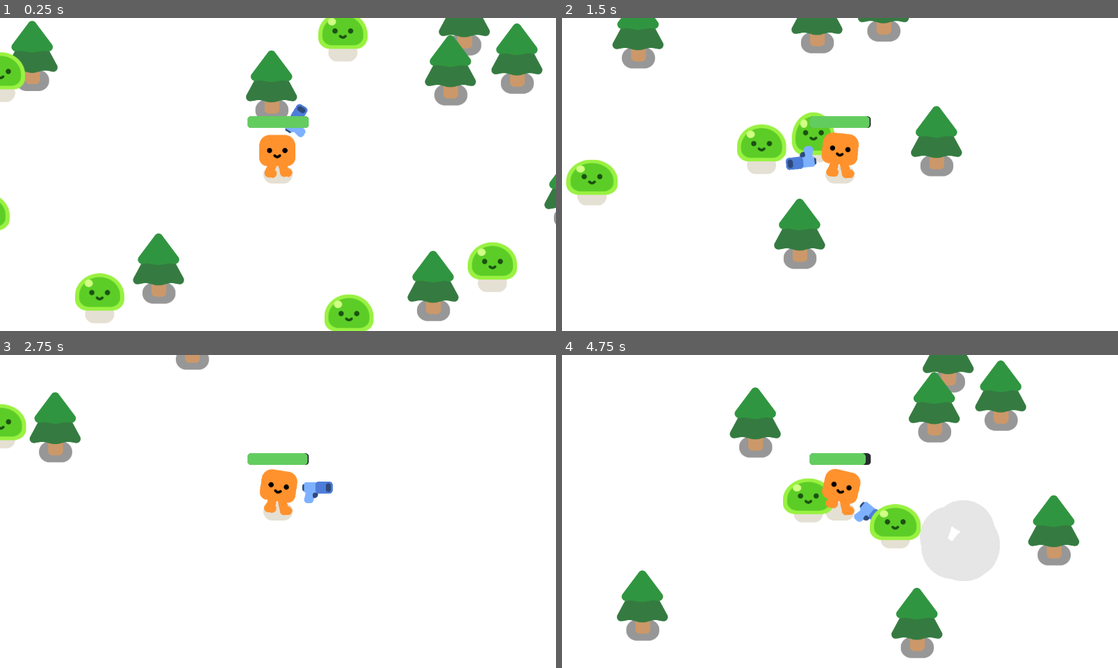
Above: before the commit, frames 1-4 (two rows, left to right).
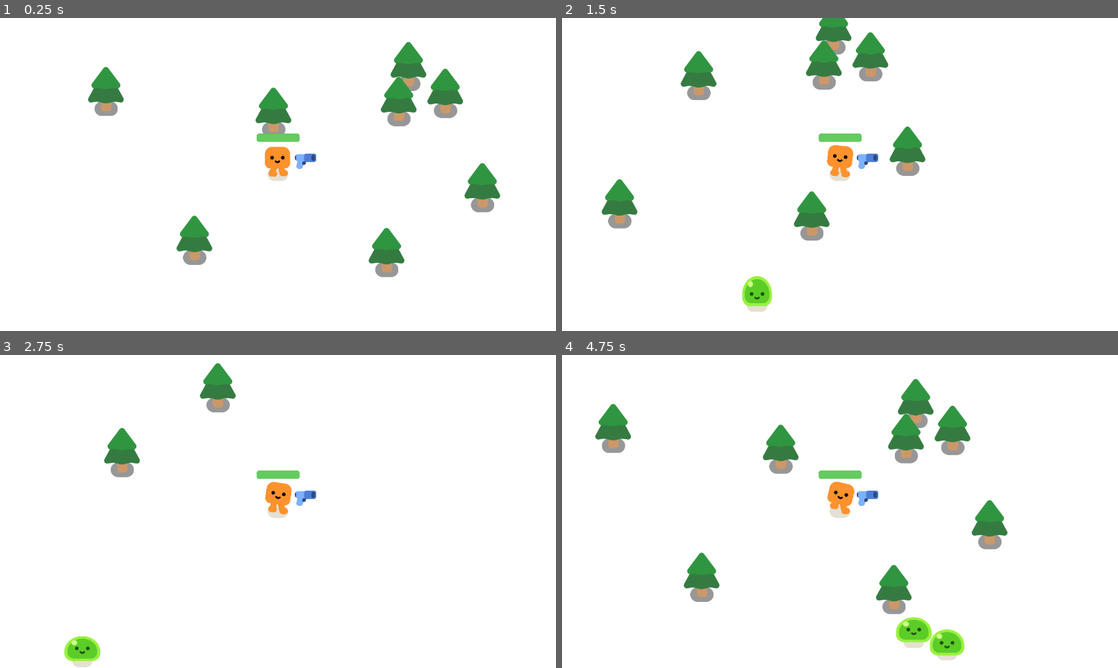
Above: after the commit, the same moments.

Repository: Nexilios/survivor-like
Game: Godot game, scene res://scenes/survivors_game.tscn
The game is run twice, just before and just after one commit, with the same random seed, the same clock (stepped at 60 frames per second) and the same inputs.
Inputs (mouse positions are in pixels of both pictures, inside the frame that each line leads up to):
- Up to frame 1 (0.25 s): no input
- Up to frame 2 (1.5 s): move the mouse to (962, 158) at 0.52 s; hold D (move_right) 0.53-1.28 s; move the mouse to (728, 190) at 1.27 s; hold S (move_down) from 1.28 s (still down)
- Up to frame 3 (2.75 s): move the mouse to (333, 442) at 2.02 s; release S (move_down) at 2.03 s; hold D (move_right) from 2.03 s (still down)
- Up to frame 4 (4.75 s): move the mouse to (812, 574) at 2.77 s; release D (move_right) at 2.78 s; hold W (move_up) 2.78-3.53 s; move the mouse to (1006, 558) at 3.52 s; hold A (move_left) from 3.53 s (still down); move the mouse to (673, 464) at 4.27 s

The runs differ from the first frame. In frame 1, 19% of the frame differs, in the area x 0-100%, y 0-100%; in frame 2, 13%; in frame 3, 5.3%; in frame 4, 19%, in the area x 5-94%, y 0-98%.

Commit message:
Added mob random spawner and increased FOV

Diff:
--- a/scenes/player.tscn
+++ b/scenes/player.tscn
@@ -47,13 +47,17 @@
 shape = SubResource("CircleShape2D_3vjss")
 
 [node name="PhantomCamera2D" type="Node2D" parent="." node_paths=PackedStringArray("follow_target")]
+scale = Vector2(0.992223, 1.01338)
 script = ExtResource("3_gcjrg")
 priority = 1
 follow_mode = 1
 follow_target = NodePath("../HappyBoo")
+zoom = Vector2(0.7, 0.7)
 tween_resource = SubResource("Resource_jd8m1")
 
 [node name="Camera2D" type="Camera2D" parent="."]
+scale = Vector2(0.992223, 1.01338)
+zoom = Vector2(0.7, 0.7)
 
 [node name="PhantomCameraHost" type="Node" parent="Camera2D"]
 script = ExtResource("5_tdlvr")
--- a/scenes/survivors_game.tscn
+++ b/scenes/survivors_game.tscn
@@ -1,11 +1,18 @@
-[gd_scene load_steps=4 format=3 uid="uid://basbk268bdwvr"]
+[gd_scene load_steps=5 format=3 uid="uid://basbk268bdwvr"]
 
+[ext_resource type="Script" path="res://scripts/survivors_game.gd" id="1_7m5el"]
 [ext_resource type="PackedScene" uid="uid://4pr75ihm50sp" path="res://scenes/player.tscn" id="1_v8mko"]
 [ext_resource type="PackedScene" uid="uid://dyonhf64k5dqq" path="res://scenes/pine_tree.tscn" id="2_iibvp"]
-[ext_resource type="PackedScene" uid="uid://c468ghrbqxl8m" path="res://scenes/mob.tscn" id="3_mykut"]
+
+[sub_resource type="Curve2D" id="Curve2D_ea3xk"]
+_data = {
+"points": PackedVector2Array(0, 0, 0, 0, -219, -173, 0, 0, 0, 0, 2084, -173, 0, 0, 0, 0, 2080, 1240, 0, 0, 0, 0, -215, 1237, 0, 0, 0, 0, -219, -173)
+}
+point_count = 5
 
 [node name="Game" type="Node2D"]
 y_sort_enabled = true
+script = ExtResource("1_7m5el")
 
 [node name="CanvasLayer" type="CanvasLayer" parent="."]
 layer = -1
@@ -13,6 +20,17 @@
 [node name="ColorRect" type="ColorRect" parent="CanvasLayer"]
 offset_right = 1914.0
 offset_bottom = 1076.0
+
+[node name="Player" parent="." instance=ExtResource("1_v8mko")]
+position = Vector2(955, 556)
+
+[node name="Path2D" type="Path2D" parent="Player"]
+position = Vector2(-955, -556)
+curve = SubResource("Curve2D_ea3xk")
+
+[node name="PathFollow2D" type="PathFollow2D" parent="Player/Path2D"]
+unique_name_in_owner = true
+position = Vector2(-219, -173)
 
 [node name="PineTree" parent="." instance=ExtResource("2_iibvp")]
 position = Vector2(390, 333)
@@ -38,23 +56,8 @@
 [node name="PineTree8" parent="." instance=ExtResource("2_iibvp")]
 position = Vector2(941, 401)
 
-[node name="Mob" parent="." instance=ExtResource("3_mykut")]
-position = Vector2(207, 702)
+[node name="SpawnTimer" type="Timer" parent="."]
+unique_name_in_owner = true
+autostart = true
 
-[node name="Mob2" parent="." instance=ExtResource("3_mykut")]
-position = Vector2(1139, 204)
-
-[node name="Mob3" parent="." instance=ExtResource("3_mykut")]
-position = Vector2(1516, 834)
-
-[node name="Mob4" parent="." instance=ExtResource("3_mykut")]
-position = Vector2(485, 918)
-
-[node name="Mob5" parent="." instance=ExtResource("3_mykut")]
-position = Vector2(284, 341)
-
-[node name="Mob6" parent="." instance=ExtResource("3_mykut")]
-position = Vector2(1149, 989)
-
-[node name="Player" parent="." instance=ExtResource("1_v8mko")]
-position = Vector2(955, 556)
+[connection signal="timeout" from="SpawnTimer" to="." method="_on_timer_timeout"]
--- /dev/null
+++ b/scripts/survivors_game.gd
@@ -0,0 +1,13 @@
+extends Node2D
+
+@export var MAX_SPAWN_TIME: float = 2
+
+func spawn_mob() -> void:
+	var new_mob = preload("res://scenes/mob.tscn").instantiate()
+	%PathFollow2D.progress_ratio = randf()
+	new_mob.global_position = %PathFollow2D.global_position
+	add_child(new_mob)
+
+func _on_timer_timeout() -> void:
+	spawn_mob()
+	%SpawnTimer.wait_time = randf_range(0.5, 2)
